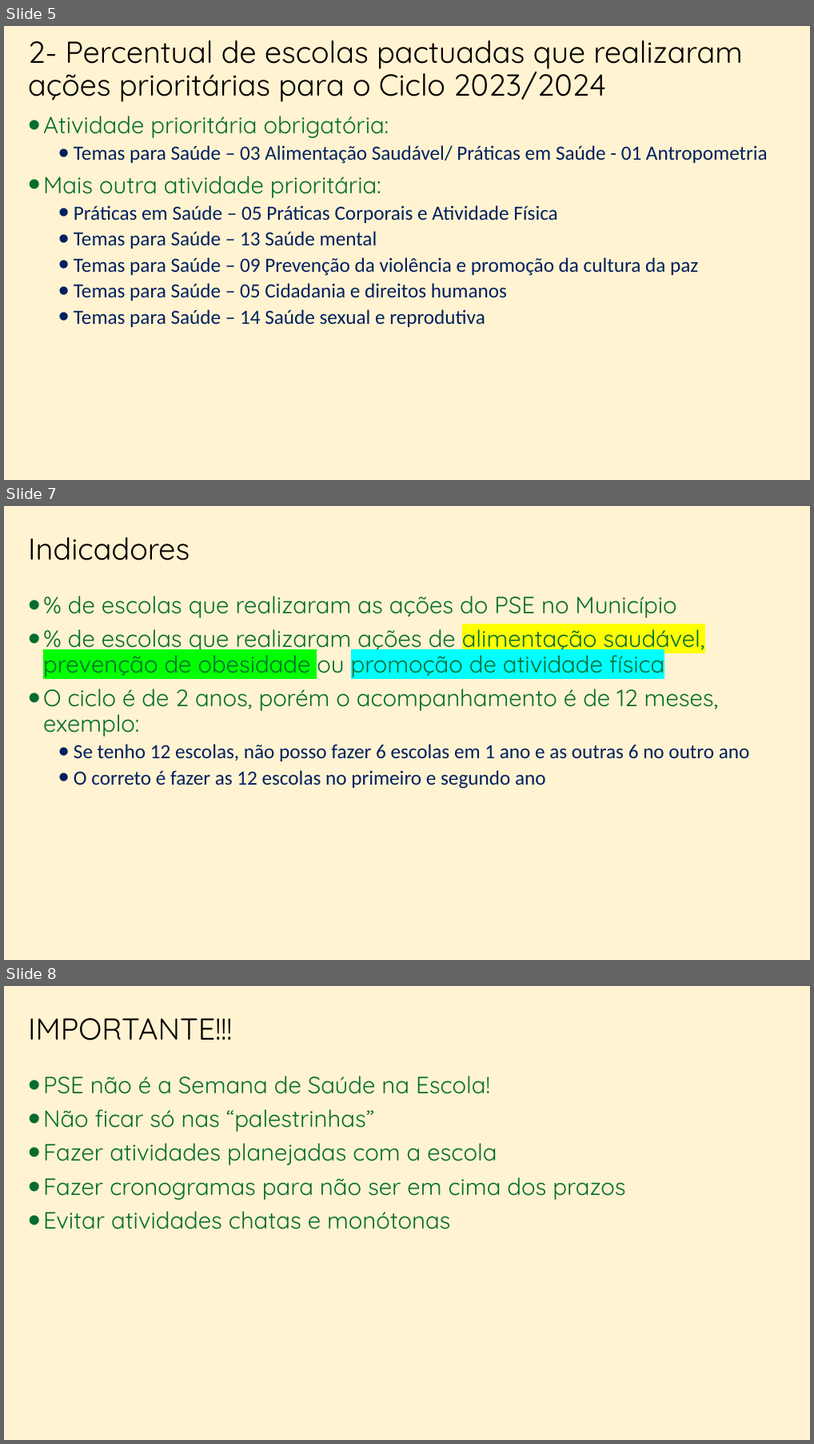
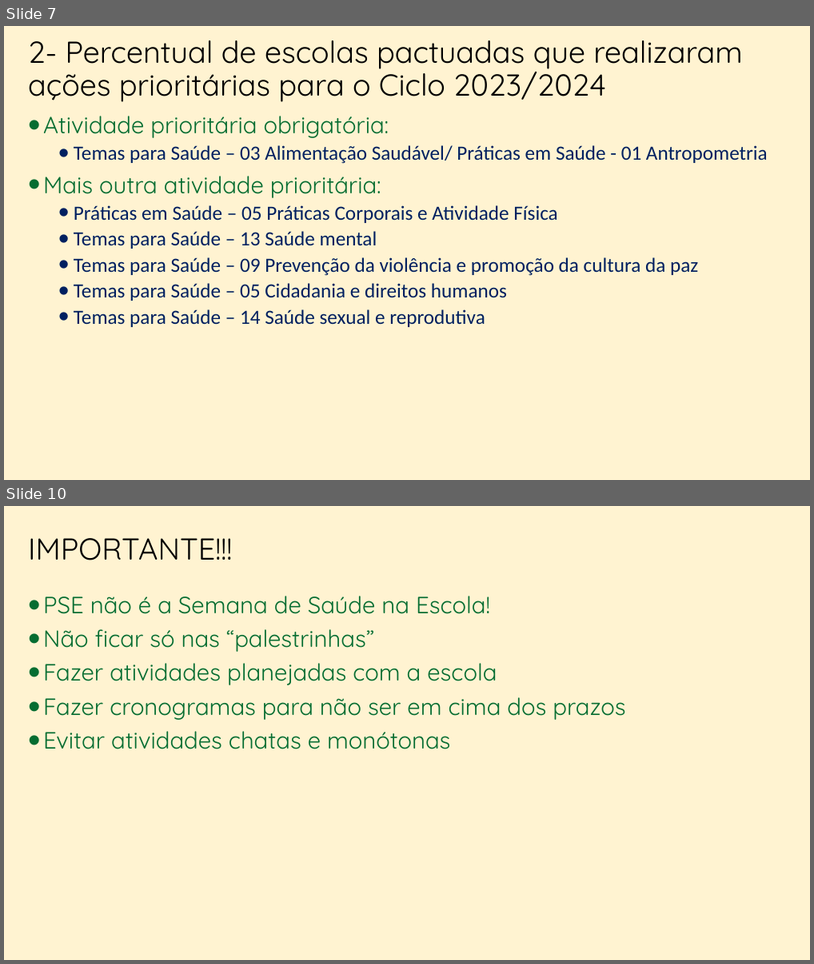
Before and after one commit to marfontenele2/MeusCursos, a slide deck: PSE.pptx. Shown one above the other, each under a label of ours: slides 5, 7 and 8 before the commit, slides 7 and 10 after it; the slides between them are not shown. The pictures are 814x1444 and 814x964 pixels, drawn with LibreOffice and Linux fonts; fonts in the diff are those of the drawing; background and template pictures are left out. Boxes give left, top, right and bottom in pixels: in the first picture for what was removed or moved away, otherwise in the second. Text is boxed around its words. In the diff, an @@ line names an element or a change of style, - is before the commit and + after.

```diff
--- a/PSE.pptx
+++ b/PSE.pptx
@@ slide 7 removed at <box>4,506,810,960</box>, background #FFC000 at 18% opacity @@
@@ title removed at <box>28,537,190,560</box> @@
-Indicadores
@@ text removed at <box>43,596,750,788</box> @@
-• % de escolas que realizaram as ações do PSE no Município
-• % de escolas que realizaram ações de alimentação saudável, prevenção de obesidade ou promoção de atividade física
-• O ciclo é de 2 anos, porém o acompanhamento é de 12 meses, exemplo:
-  • Se tenho 12 escolas, não posso fazer 6 escolas em 1 ano e as outras 6 no outro ano
-  • O correto é fazer as 12 escolas no primeiro e segundo ano
@@ what was slide 5 is now slide 7 @@
@@ what was slide 8 is now slide 10 @@
```
Also in this commit, not shown: 6 slides changed, 7 slides added, 5 other slides removed.
